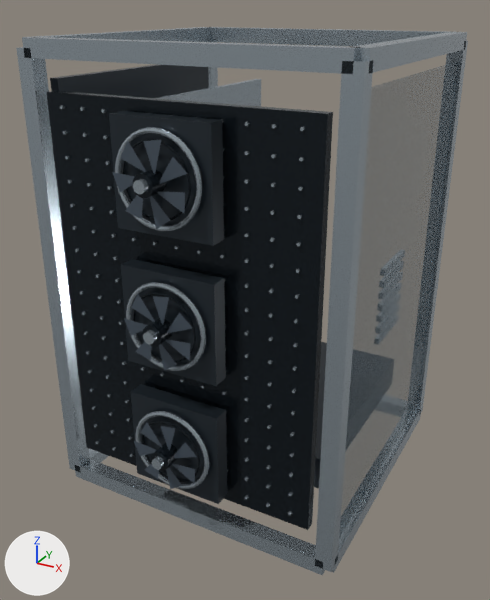
One commit to the glTF model assets/models/catalogue/mid-tower.glb: the scene before it, then after it.
One viewpoint serves both versions: a 50 mm camera at (1.46, -2.8, 1.19) aimed at (0.02, -0.18, -0.12). Lighting does not change. The marker at lower left points along +X, +Y and +Z. The older version comes first. Vertices at exactly the same position are counted once.

In view in the first picture: 'mid-tower'.
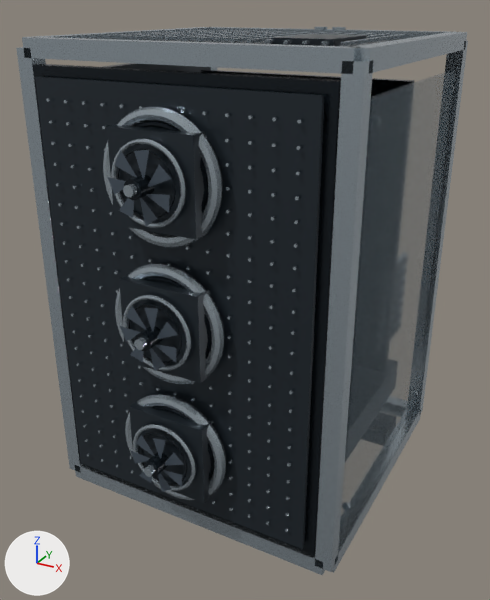
Edits to the bpy script that builds the scene:
```text
Change me_generic_airflow_mid_tower:
    remove me_generic_airflow_mid_tower.from_pydata(...)  # 5810 vertices, 10574 faces; spans x -0.73..0.73, y -0.92..0.71, z -1.06..1.06
    add me_generic_airflow_mid_tower.from_pydata(...)  # 10354 vertices, 18938 faces; spans x -0.73..0.73, y -0.98..0.73, z -1.1..1.1
    me_generic_airflow_mid_tower part 1: a new loose piece, a box spanning x -0.683..-0.637, y -0.608..0.608, z -0.923..0.923, in mat_black (dark blue #2c353c)
    me_generic_airflow_mid_tower part 2: a new loose piece, a box spanning x -0.607..0.607, y -0.749..-0.731, z -0.923..0.923, in mat_black (dark blue #2c353c)
    me_generic_airflow_mid_tower part 3: a new loose piece, a box spanning x -0.185..0.185, y -0.848..-0.772, z 0.41..0.78, in mat_black (dark blue #2c353c)
    me_generic_airflow_mid_tower part 4: a new loose piece, a box spanning x -0.185..0.185, y -0.848..-0.772, z -0.185..0.185, in mat_black (dark blue #2c353c)
    me_generic_airflow_mid_tower part 5: a new loose piece, a box spanning x -0.185..0.185, y -0.848..-0.772, z -0.78..-0.41, in mat_black (dark blue #2c353c)
    me_generic_airflow_mid_tower part 6: a new loose piece, a box spanning x 0.22..0.47, y -0.342..0.018, z 1.043..1.068, in mat_black (dark blue #2c353c)
    me_generic_airflow_mid_tower part 7: a new loose piece, a box spanning x -0.566..0.566, y 0.396..0.441, z -0.861..0.861, in mat_dark (black #192229)
    me_generic_airflow_mid_tower part 8: a new loose piece, a box spanning x -0.649..0.649, y -0.716..-0.661, z -0.964..0.964, in mat_dark (black #192229)
    me_generic_airflow_mid_tower part 9: a new loose piece, a torus around y (ring radius 0.1239, tube radius 0.0033) spanning x -0.1273..0.1273, y -0.8833..-0.8767, z 0.4672..0.7218, in mat_dark (black #192229)
    me_generic_airflow_mid_tower part 10: the loose piece of 66 vertices spanning x -0.04..0.04, y -0.9..-0.82, z 0.55..0.64 is moved by (0.0, -0.06, 0.0)
    me_generic_airflow_mid_tower part 11: the loose piece of 296 vertices spanning x -0.15..0.15, y -0.82, z -0.15..0.15 is scaled about its middle by 0.841, then moved by (0.0, -0.06, 0.0)
    me_generic_airflow_mid_tower part 12: the loose piece of 68 vertices spanning x -0.04..0.04, y -0.9..-0.82, z -0.04..0.04 is moved by (0.0, -0.06, 0.0)
    me_generic_airflow_mid_tower part 13: a new loose piece, a torus around y (ring radius 0.1239, tube radius 0.0033) spanning x -0.1273..0.1273, y -0.8833..-0.8767, z -0.7218..-0.4672, in mat_dark (black #192229)
    me_generic_airflow_mid_tower part 14: the loose piece of 66 vertices spanning x -0.04..0.04, y -0.9..-0.82, z -0.64..-0.55 is moved by (0.0, -0.06, 0.0)
    me_generic_airflow_mid_tower part 15: 213 loose pieces with 3530 vertices, spanning x -0.68..0.72, y -0.86..0.68, z -0.93..0.93, are deleted
    me_generic_airflow_mid_tower part 16: 26 vertices moved within x -0.19..0.19, y -0.92..-0.8, z -0.79..0.79; 1632 vertices removed from x -0.19..0.19, y -0.92..-0.8, z -0.78..0.78; 8906 vertices added at x -0.73..0.73, y -0.98..0.73, z -1.1..1.1
    other edits to the shape of me_generic_airflow_mid_tower do not show in these pictures
    add me_generic_airflow_mid_tower.materials.append(mat_aluminium)  # light grey #d7dde1
    add me_generic_airflow_mid_tower.materials.append(mat_rubber)  # black #24292d
```

Boxes (x1, y1, x2, y2) around the edits, measured in the pictures (490 x 600 px; the box of a moved part takes in the faces that stretch with it):
part 1 of me_generic_airflow_mid_tower, added
    after: (102, 63, 210, 72)
part 2 of me_generic_airflow_mid_tower, added
    after: (35, 76, 325, 549)
part 3 of me_generic_airflow_mid_tower, added
    after: (107, 124, 207, 240)
part 4 of me_generic_airflow_mid_tower, added
    after: (119, 274, 210, 383)
part 5 of me_generic_airflow_mid_tower, added
    after: (129, 399, 213, 503)
part 6 of me_generic_airflow_mid_tower, added
    after: (271, 34, 367, 46)
part 7 of me_generic_airflow_mid_tower, added
    after: (201, 70, 415, 97)
part 8 of me_generic_airflow_mid_tower, added
    after: (32, 64, 341, 555)
part 9 of me_generic_airflow_mid_tower, added
    after: (117, 149, 176, 219)
part 10 of me_generic_airflow_mid_tower, moved or reshaped
    before: (133, 170, 166, 198)
    after: (124, 175, 154, 200)
part 11 of me_generic_airflow_mid_tower, moved or reshaped
    before: (133, 293, 196, 363)
    after: (129, 304, 182, 364)
part 12 of me_generic_airflow_mid_tower, moved or reshaped
    before: (143, 318, 173, 347)
    after: (135, 326, 162, 351)
part 13 of me_generic_airflow_mid_tower, added
    after: (138, 433, 187, 485)
part 14 of me_generic_airflow_mid_tower, moved or reshaped
    before: (151, 443, 178, 471)
    after: (144, 452, 169, 477)
part 15 of me_generic_airflow_mid_tower, deleted
    before: (47, 62, 459, 538)
part 16 of me_generic_airflow_mid_tower, reshaped
    before: (112, 127, 209, 489)
    after: (46, 27, 455, 532)
